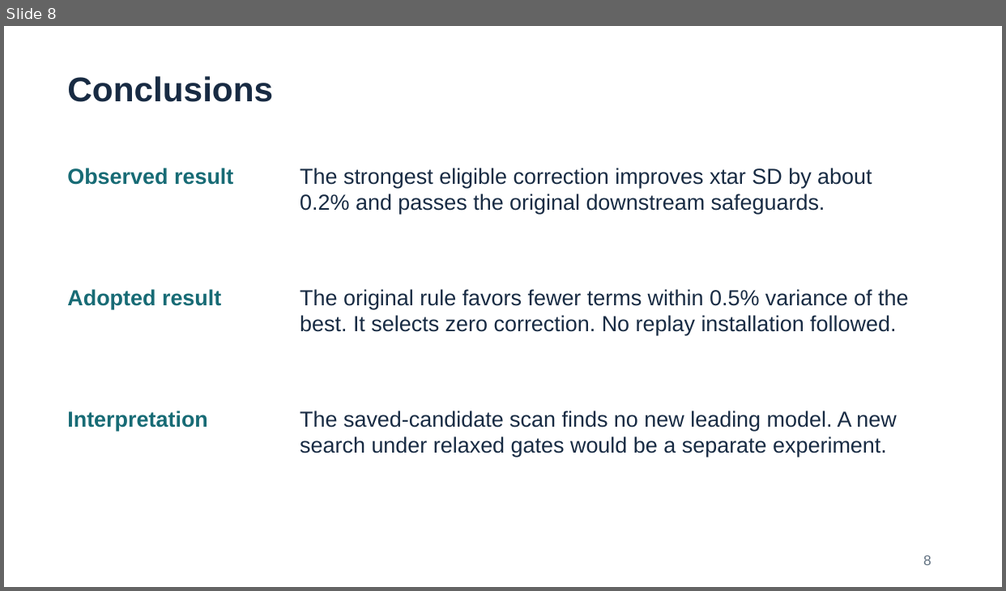
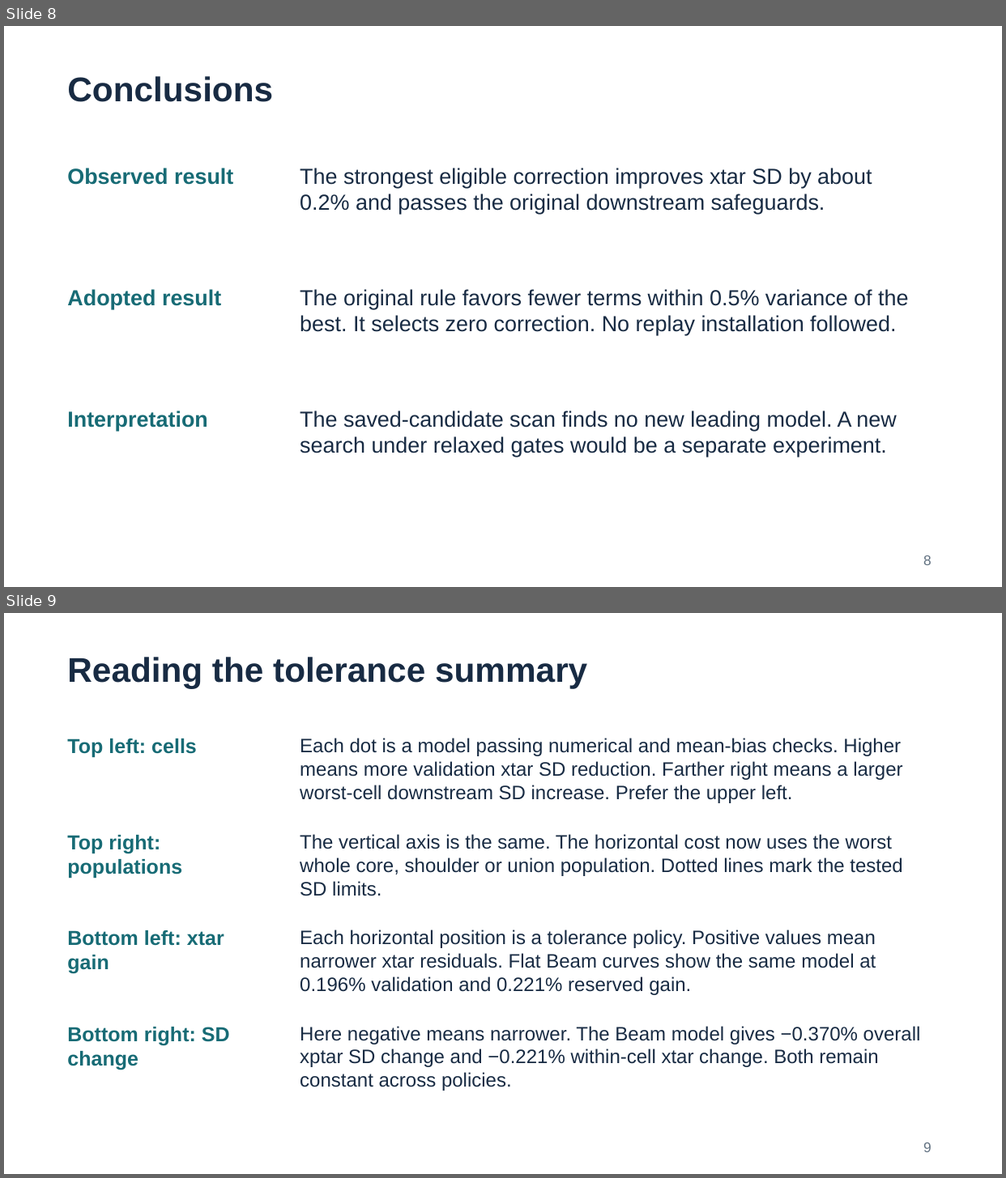
Before and after one commit to cploen/xtar_refit_hms, a slide deck: slides/xtar_study_summary.pptx. Shown one above the other, each under a label of ours: slide 8 before the commit, slides 8 and 9 after it. The pictures are 1006x591 and 1006x1178 pixels, drawn with LibreOffice and Linux fonts; fonts in the diff are those of the drawing. Boxes give left, top, right and bottom in pixels: in the first picture for what was removed or moved away, otherwise in the second. Text is boxed around its words. In the diff, an @@ line names an element or a change of style, - is before the commit and + after.

Commit message:
Revise xtar study slides and guides

```diff
--- a/slides/xtar_study_summary.pptx
+++ b/slides/xtar_study_summary.pptx
@@ slide 9 added at (4, 613, 1002, 1174), background #FFFFFF @@
@@ text added at (67, 657, 587, 688), 33 pt, text #182B43, bold @@
+Reading the tolerance summary
@@ text added at (67, 739, 197, 758), 19.5 pt, text #176B75, bold @@
+Top left: cells
@@ text added at (300, 738, 902, 803), 18.8 pt, text #182B43 @@
+Each dot is a model passing numerical and mean-bias checks. Higher means more validation xtar SD reduction. Farther right means a larger worst-cell downstream SD increase. Prefer the upper left.
@@ text added at (67, 835, 182, 879), 19.5 pt, text #176B75, bold @@
+Top right: populations
@@ text added at (300, 834, 902, 897), 18.8 pt, text #182B43 @@
+The vertical axis is the same. The horizontal cost now uses the worst whole core, shoulder or union population. Dotted lines mark the tested SD limits.
@@ text added at (67, 931, 224, 974), 19.5 pt, text #176B75, bold @@
+Bottom left: xtar gain
@@ text added at (300, 930, 876, 995), 18.8 pt, text #182B43 @@
+Each horizontal position is a tolerance policy. Positive values mean narrower xtar residuals. Flat Beam curves show the same model at 0.196% validation and 0.221% reserved gain.
@@ text added at (67, 1027, 230, 1070), 19.5 pt, text #176B75, bold @@
+Bottom right: SD change
@@ text added at (300, 1026, 921, 1091), 18.8 pt, text #182B43 @@
+Here negative means narrower. The Beam model gives −0.370% overall xptar SD change and −0.221% within-cell xtar change. Both remain constant across policies.
@@ text added at (923, 1143, 931, 1152), 13.5 pt, text #617181 @@
+9
```
Also in this commit, not shown: 6 slides changed, 1 other slide added, 5 other files.
